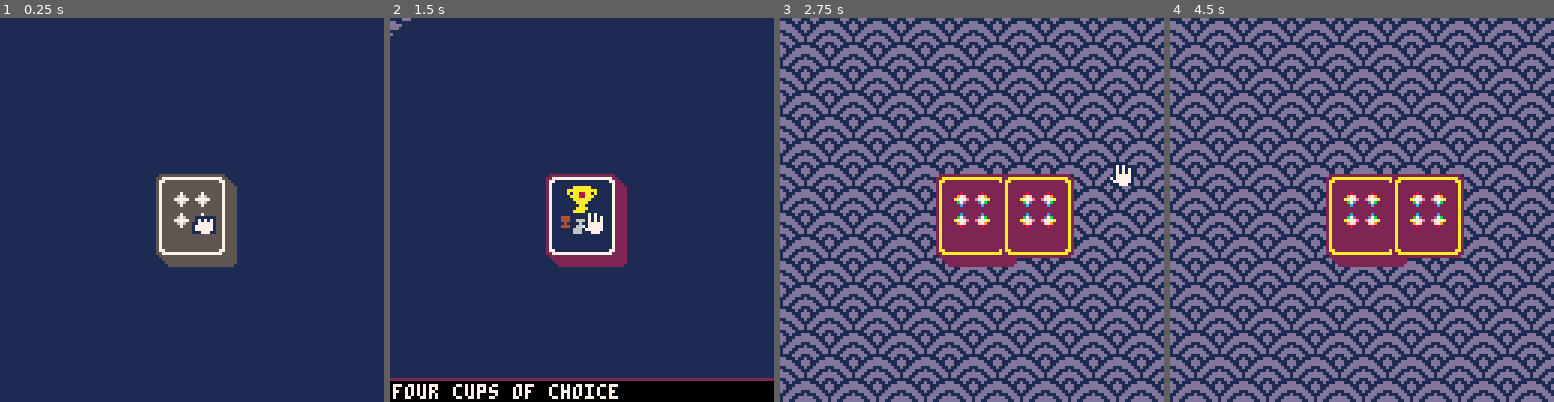
Above: before the commit, frames 1-4 (left to right).
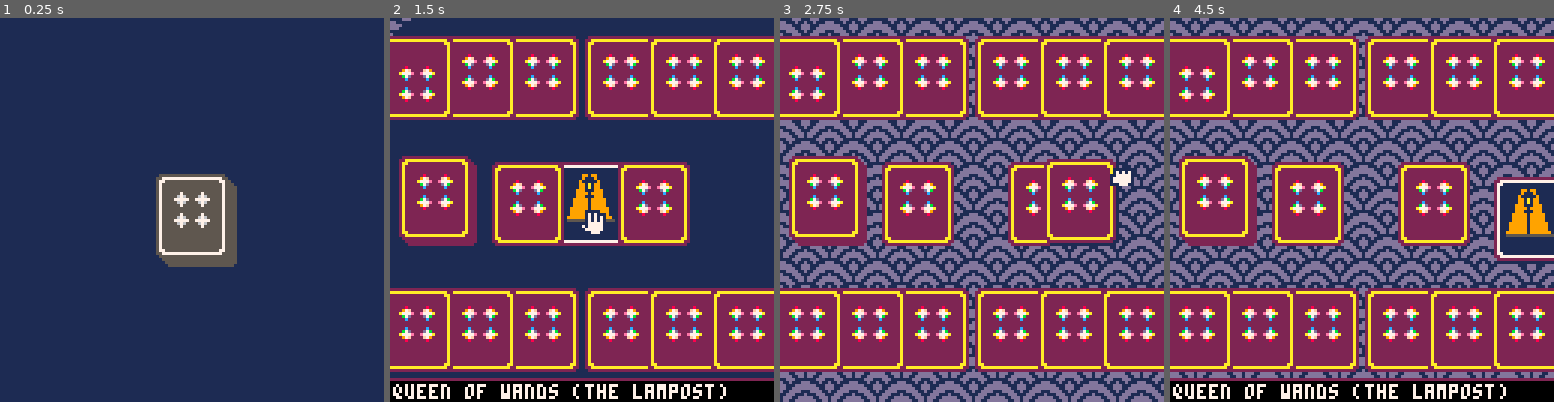
Above: after the commit, the same moments.

Repository: alxgnon/pico-8
Game: PICO-8 cartridge tarot.p8
Same seed, same stepped clock (60 frames per second), same inputs: the game is played once before the commit and once after it.
Inputs:
- Up to frame 1 (0.25 s): no input
- Up to frame 2 (1.5 s): tap X (X key) at 0.33, 1.07 s; tap O (Z key) at 0.7 s
- Up to frame 3 (2.75 s): hold Right 1.6-2.1 s; tap O (Z key) at 1.7, 2.1, 2.5 s; tap X (X key) at 1.85 s; hold Up 2.15-2.42 s; hold Right from 2.47 s (still down)
- Up to frame 4 (4.5 s): tap O (Z key) every 0.4 s from 2.9 to 4.1 s; tap X (X key) at 2.97, 4.08 s; release Right at 3.03 s; hold Left 3.08-3.58 s; hold Down 3.63-3.97 s; hold Right from 4.02 s (still down)

The runs differ from the first frame. In frame 1, 0.3% of the frame differs, in the area x 50-57%, y 51-57%; in frame 2, 59%; in frame 3, 60%; in frame 4, 66%, in the area x 0-100%, y 4-100%.

Commit message:
tarot: spread thoth

Diff:
--- a/tarot.p8
+++ b/tarot.p8
@@ -97,6 +97,7 @@
 		del(self, card)
 		add(limbo, card)
 
+		card.inversed = false
 		if rnd"666" > 633 then
 			card:inverse()
 		end
@@ -125,6 +126,19 @@
 			return card
 		end
 	end
+end
+
+function deck:move(dx,dy)
+	for card in all(self) do
+		card.x += dx
+		card.y += dy
+	end
+end
+
+function deck:place_card(i,x,y)
+	local card = self[i]
+	card.x = x
+	card.y = y
 end
 -->8
 hand = {
@@ -133,6 +147,7 @@
 	deck = deck,
 	open = 128,
 	closed = 129,
+	spread = 1,
 }
 
 function hand:move()
@@ -150,10 +165,7 @@
 		self.card.y += dy
 
 	elseif self.deck then
-		for card in all(self.deck) do
-			card.x += dx
-			card.y += dy
-		end
+		self.deck:move(dx,dy)
 	end
 end
 
@@ -195,12 +207,20 @@
 end
 
 function hand:flip()
-	if (hand.deck) return
-
 	if not btn"5" then
 		self.hold5 = false
 	elseif not self.hold5 then
 		self.hold5 = true
+
+			if hand.deck then
+				hand.x,hand.y = 64,64
+				deck:shuffle()
+
+				hand.spread =
+						hand.spread % #spreads +1
+				spreads[hand.spread]()
+				return
+			end
 
 		if self.card then
 			self.card:flip()
@@ -223,9 +243,7 @@
 
 		self.card:draw()
 		spr(self.closed,self.x,self.y)
-	elseif self.deck then
-		spr(self.closed,self.x,self.y)
-	else
+	elseif not self.deck then
 		spr(self.open,self.x,self.y)
 	end
 end
@@ -299,6 +317,35 @@
 	local tip = get_tip()
  if (tip) draw_tip(tip)
 end
+-->8
+function spread_thoth()
+	n = #deck
+	deck:move(-50,-7)
+
+	deck:place_card(n-14, 51,44)
+	deck:place_card(n-13, 30,44)
+	deck:place_card(n-12, 72,44)
+
+	deck:place_card(n-11, 61,2)
+	deck:place_card(n-10, 35,2)
+	deck:place_card(n-9, 35,86)
+	deck:place_card(n-8, 61,86)
+
+	deck:place_card(n-7, 82,2)
+	deck:place_card(n-6, 14,2)
+	deck:place_card(n-5, 14,86)
+	deck:place_card(n-4, 82,86)
+
+	deck:place_card(n-3, 103,2)
+	deck:place_card(n-2, -7,2)
+	deck:place_card(n-1, 103,86)
+	deck:place_card(n,   -7,86)
+end
+
+spreads = {
+	function() end,
+	spread_thoth,
+}
 __gfx__
 00000000000000000000000000000000111111111111111111111bbbbb1111111111111111111111616161111116161611111111111111111111111111111111
 0000000000000000000000000000000011111111111171111111bb8b3333b1111111111111616111666661111116666611116661ddd111111111111111111111
Not shown, changed: the thumbnail (__label__) section of tarot.p8
